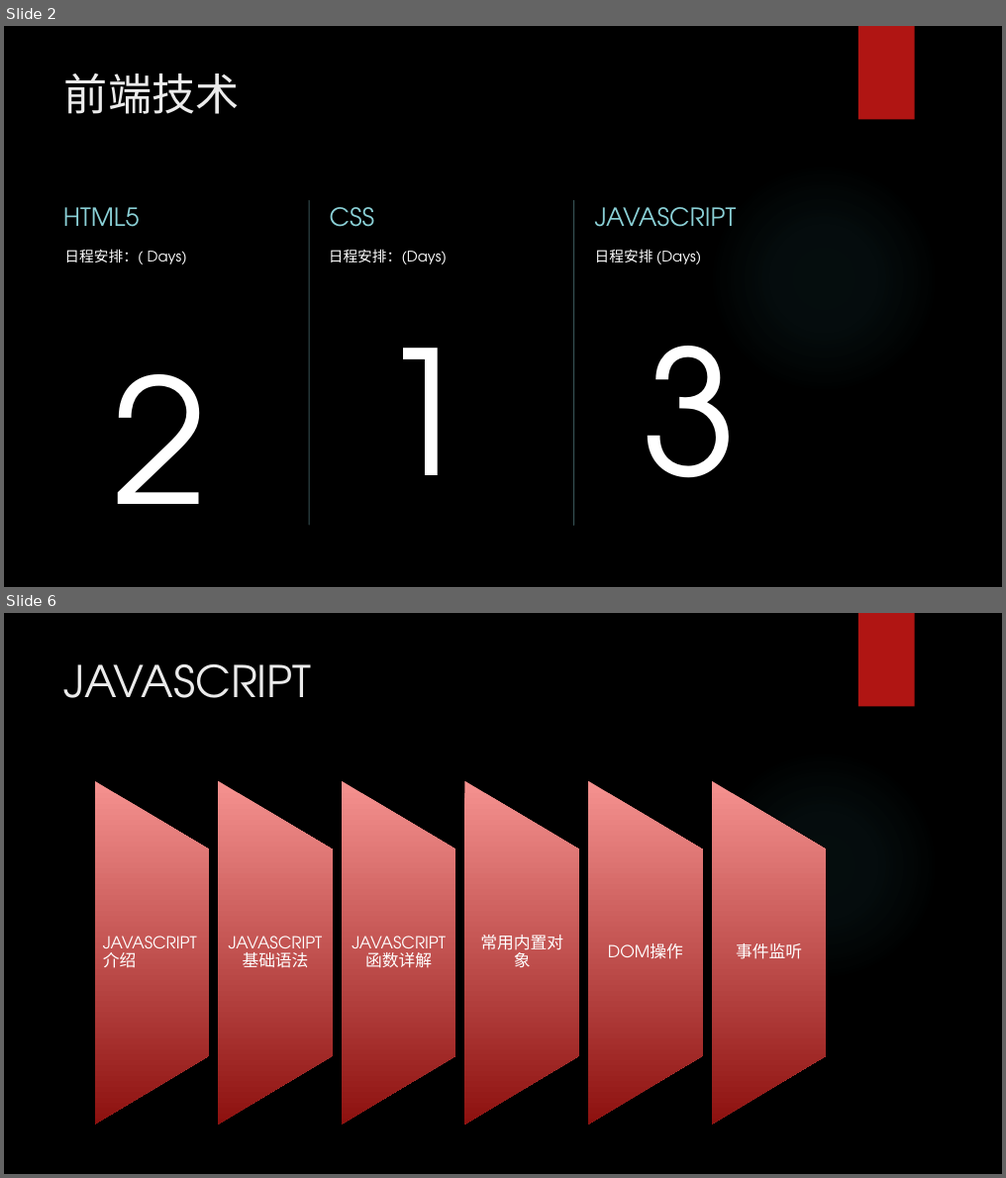
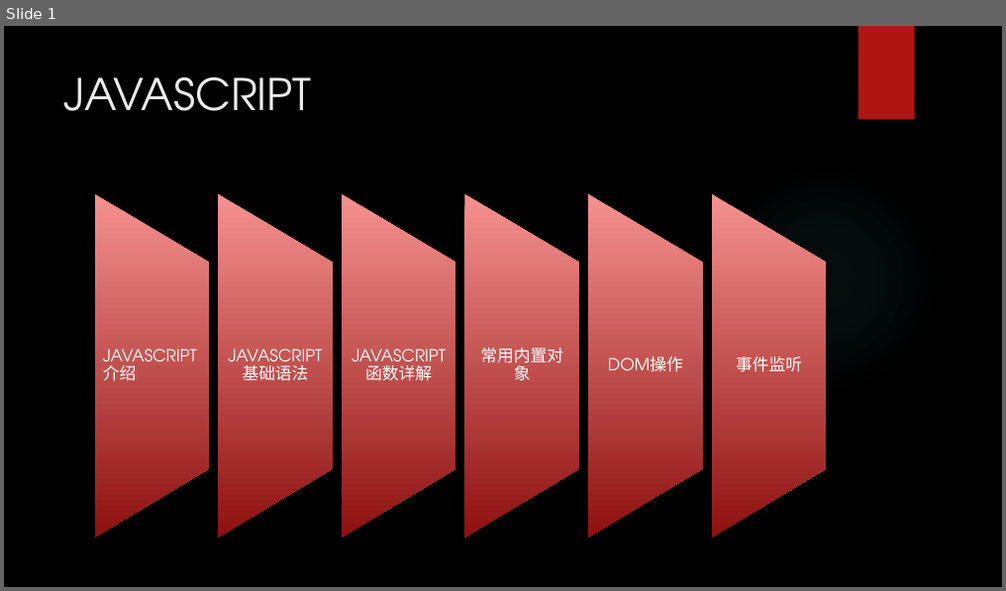
Before and after one commit to chunchill/WEB-Training, a slide deck: 03.JavaScript/JavaScript York.pptx. Shown one above the other, each under a label of ours: slides 2 and 6 before the commit, slide 1 after it; the slides between them are not shown. The pictures are 1006x1178 and 1006x591 pixels, drawn with LibreOffice and Linux fonts; fonts in the diff are those of the drawing; background and template pictures are left out. Boxes give left, top, right and bottom in pixels: in the first picture for what was removed or moved away, otherwise in the second. Text is boxed around its words. In the diff, an @@ line names an element or a change of style, - is before the commit and + after.

```diff
--- a/03.JavaScript/JavaScript York.pptx
+++ b/03.JavaScript/JavaScript York.pptx
@@ slide 2 removed at <box>4,26,1002,587</box>, background picture (left out); not listed: 2 template elements that a slide beside it also shows @@
@@ title removed at <box>64,74,239,114</box> @@
-前端技术
@@ line removed from (309, 200) to (309, 525) @@
@@ line removed from (573, 200) to (573, 525) @@
@@ text removed at <box>63,207,140,227</box> @@
-HTML5
@@ text removed at <box>330,207,375,227</box> @@
-CSS
@@ text removed at <box>595,207,737,227</box> @@
-JAVASCRIPT
@@ text removed at <box>64,249,209,504</box> @@
-日程安排：( Days)
-2
@@ text removed at <box>329,249,472,475</box> @@
-日程安排：(Days)
-1
@@ text removed at <box>595,249,739,478</box> @@
-日程安排 (Days)
-3
@@ what was slide 6 is now slide 1 @@
```
Also in this commit, not shown: 3 slides changed, 7 slides added, 6 other slides removed, 9 other files.
